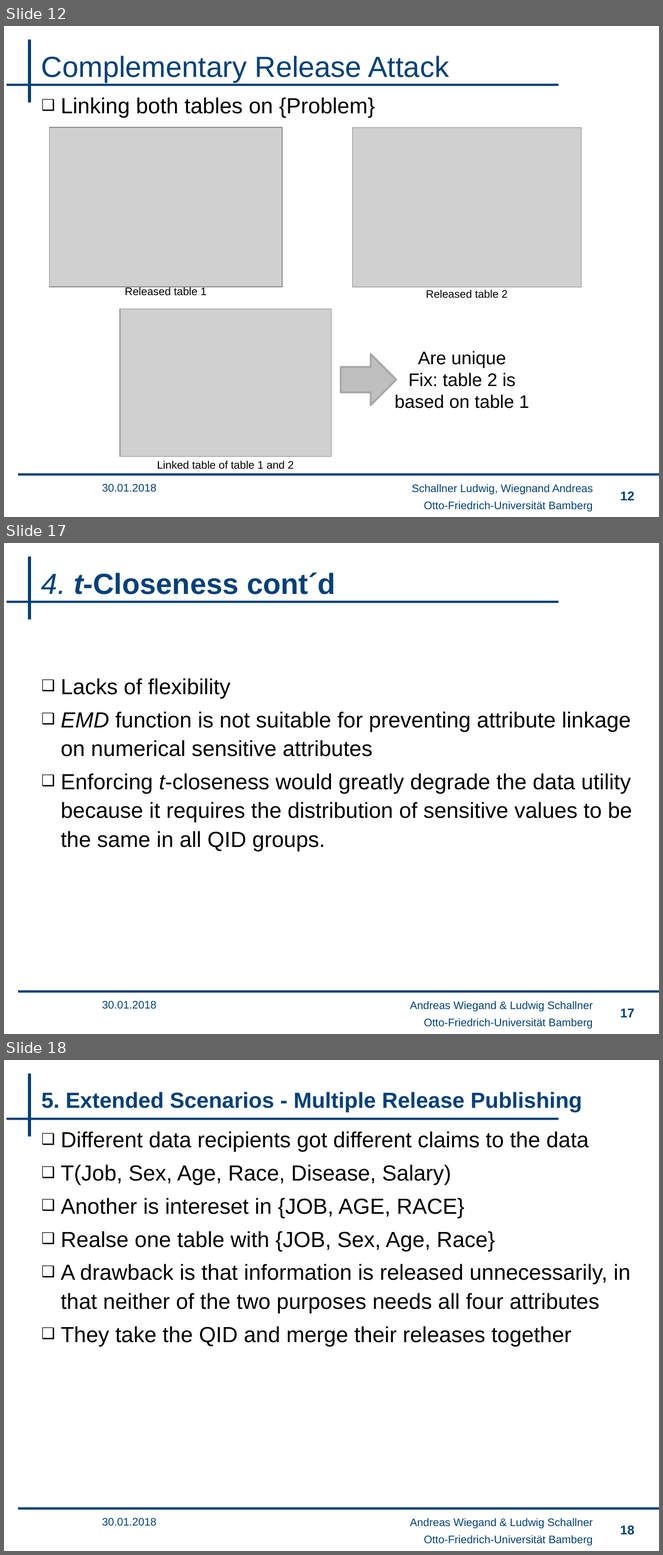
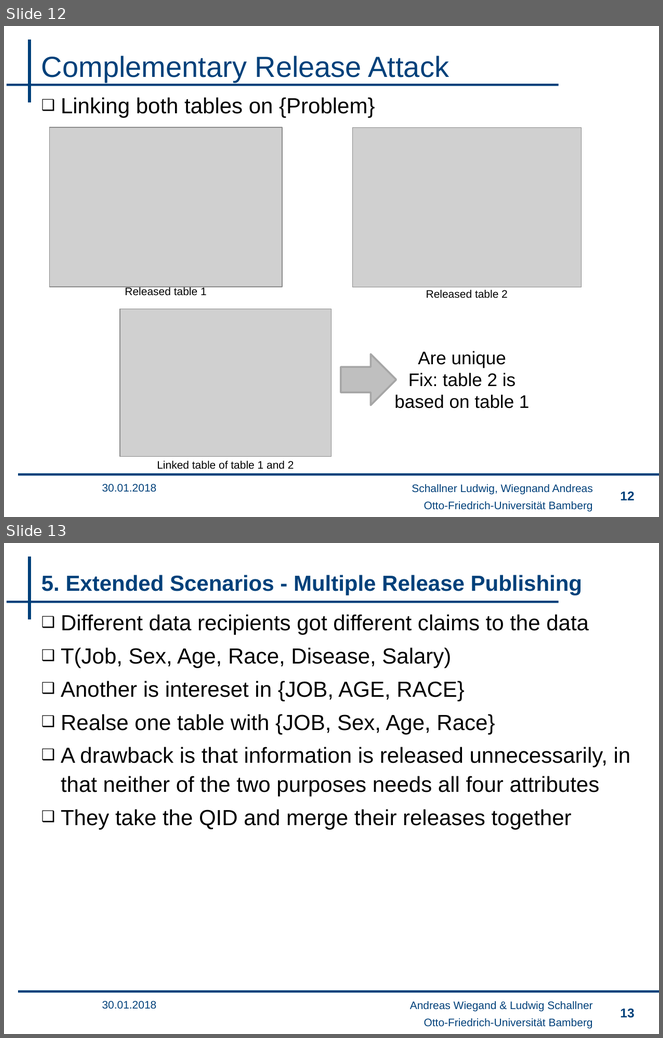
Before and after one commit to wsgan001/PSI-MSem, a slide deck: presentation/sicherheits_final_an.pptx. Shown one above the other, each under a label of ours: slides 12, 17 and 18 before the commit, slides 12 and 13 after it; the slides between them are not shown. The pictures are 663x1555 and 663x1038 pixels, drawn with LibreOffice and Linux fonts; fonts in the diff are those of the drawing; grey boxes stand for pictures; background and template pictures are left out. Boxes give left, top, right and bottom in pixels: in the first picture for what was removed or moved away, otherwise in the second. Text is boxed around its words. In the diff, an @@ line names an element or a change of style, - is before the commit and + after.

```diff
--- a/presentation/sicherheits_final_an.pptx
+++ b/presentation/sicherheits_final_an.pptx
@@ slide 17 removed at [4,543,659,1034], background #FFFFFF; not listed: 4 template elements that a slide beside it also shows @@
@@ title removed at [41,573,336,594] @@
-4. t-Closeness cont´d
@@ text removed at [61,678,633,851] @@
-❑ Lacks of flexibility
-❑ EMD function is not suitable for preventing attribute linkage on numerical sensitive attributes
-❑ Enforcing t-closeness would greatly degrade the data utility because it requires the distribution of sensitive values to be the same in all QID groups.
@@ text removed at [102,1001,157,1009] @@
-30.01.2018
@@ text removed at [410,1001,593,1012] @@
-Andreas Wiegand & Ludwig Schallner
@@ page number removed at [620,1009,634,1018] @@
-17
@@ what was slide 18 is now slide 13 @@
@@ page number at [620,1009,634,1018]: text changed @@
-18
+13
```
Also in this commit, not shown: 4 other slides removed.
